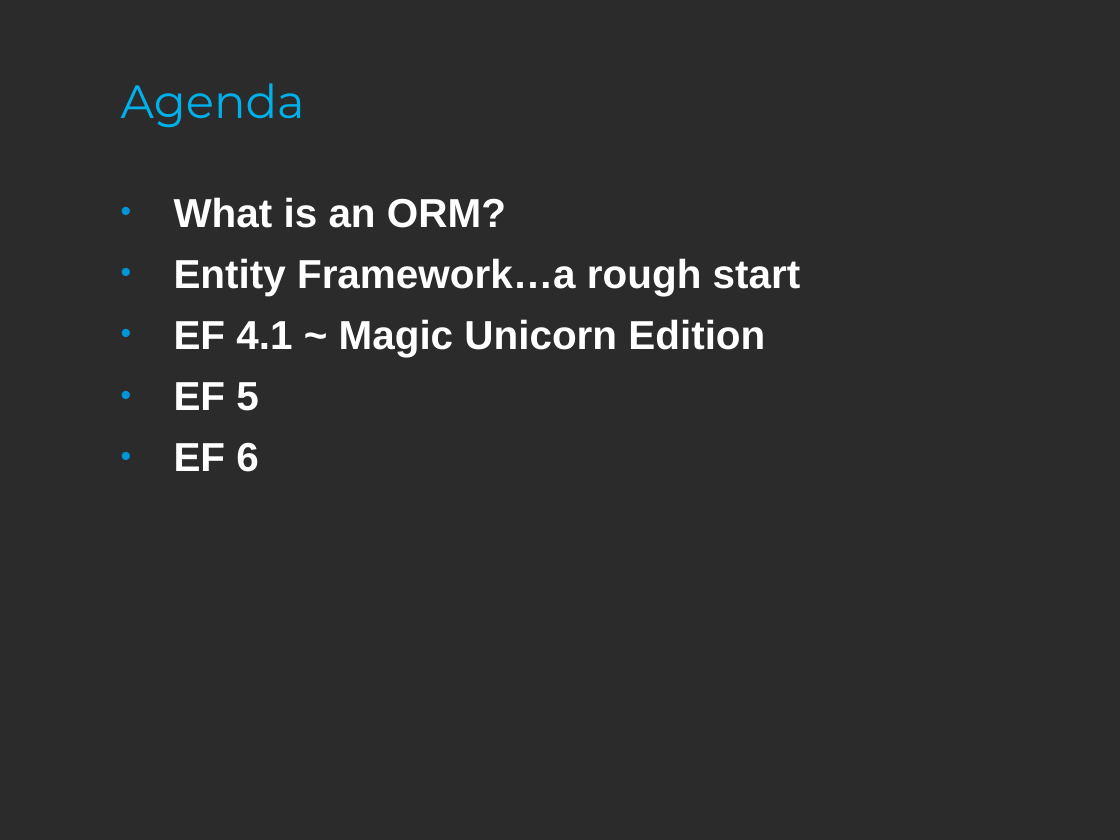
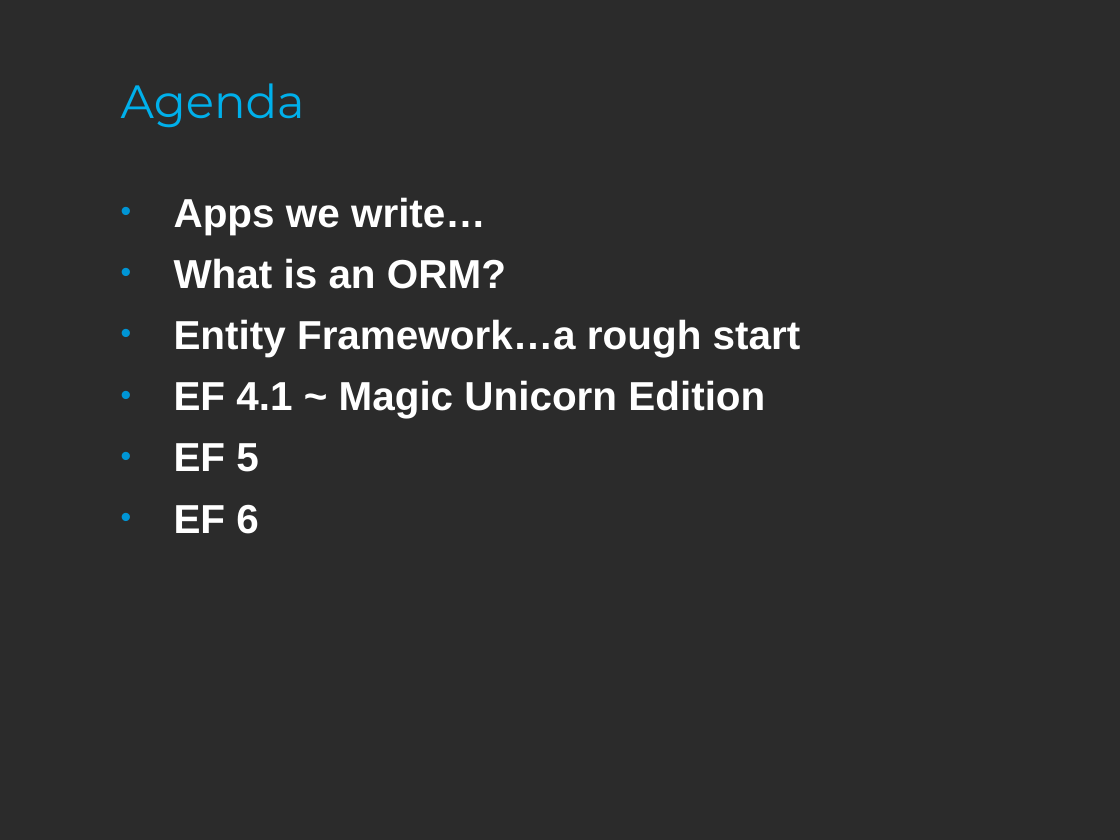
Before and after one commit to kburnell/EfCodeFirstMagicUnicornAndBeyond, a slide deck: slide 3 of EfMagicUnicornEdAndBeyond_VsLive.ppt. Drawn at 1120x840 pixels with LibreOffice and Linux fonts; fonts in the diff are those of the drawing; background and template pictures are left out; a plain dark background stands for a picture behind light text. Boxes give left, top, right and bottom in pixels: in the first picture for what was removed or moved away, otherwise in the second. Text is boxed around its words. In the diff, an @@ line names an element or a change of style, - is before the commit and + after.

```diff
--- a/EfMagicUnicornEdAndBeyond_VsLive.ppt
+++ b/EfMagicUnicornEdAndBeyond_VsLive.ppt
@@ text at box(174, 197, 486, 235): paragraph added @@
+• Apps we write…
```
Also in this commit, not shown: 1 other file.
